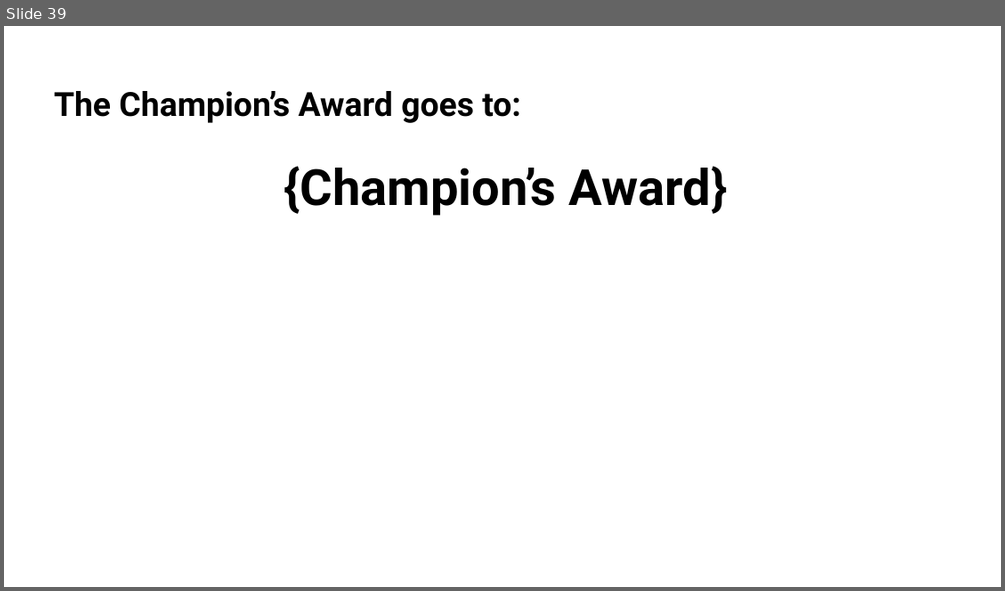
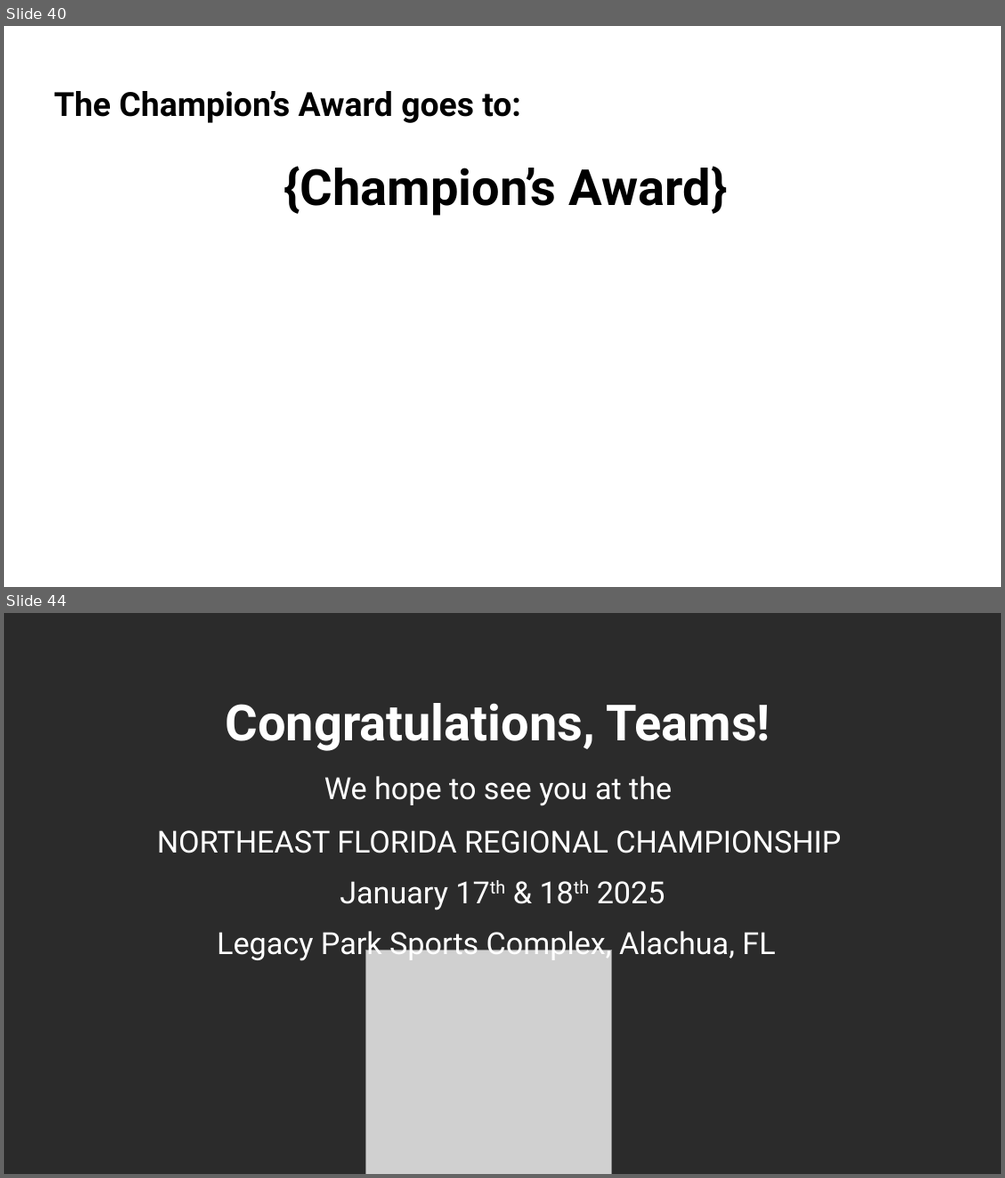
Before and after one commit to bpmerkel/FLLSlides, a slide deck: Api/Templates/Awards Ceremony - Full.pptx. Shown one above the other, each under a label of ours: slide 39 before the commit, slides 40 and 44 after it; the slides between them are not shown. The pictures are 1005x591 and 1005x1178 pixels, drawn with LibreOffice and Linux fonts; fonts in the diff are those of the drawing; grey boxes stand for pictures; background and template pictures are left out; a plain dark background stands for a picture behind light text. Boxes give left, top, right and bottom in pixels: in the first picture for what was removed or moved away, otherwise in the second. Text is boxed around its words. In the diff, an @@ line names an element or a change of style, - is before the commit and + after.

```diff
--- a/Api/Templates/Awards Ceremony - Full.pptx
+++ b/Api/Templates/Awards Ceremony - Full.pptx
@@ slide 44 added at <box>4,613,1001,1174</box>, background picture (left out) @@
@@ title added at <box>226,703,770,751</box>, 36 pt, text #FFFFFF, bold @@
+Congratulations, Teams!
@@ text added at <box>324,776,672,806</box>, 22 pt, text #FFFFFF @@
+We hope to see you at the
@@ text added at <box>157,830,841,853</box>, 22 pt, text #FFFFFF @@
+NORTHEAST FLORIDA REGIONAL CHAMPIONSHIP
@@ text added at <box>340,881,665,910</box>, 22 pt, text #FFFFFF @@
+January 17th & 18th 2025
@@ text added at <box>217,926,775,962</box>, 22 pt, text #FFFFFF @@
+Legacy Park Sports Complex, Alachua, FL
@@ picture added at <box>366,950,612,1174</box> @@
@@ what was slide 39 is now slide 40 @@
```
Also in this commit, not shown: 4 slides changed, 2 other slides added, 1 slide removed, 1 other file.
